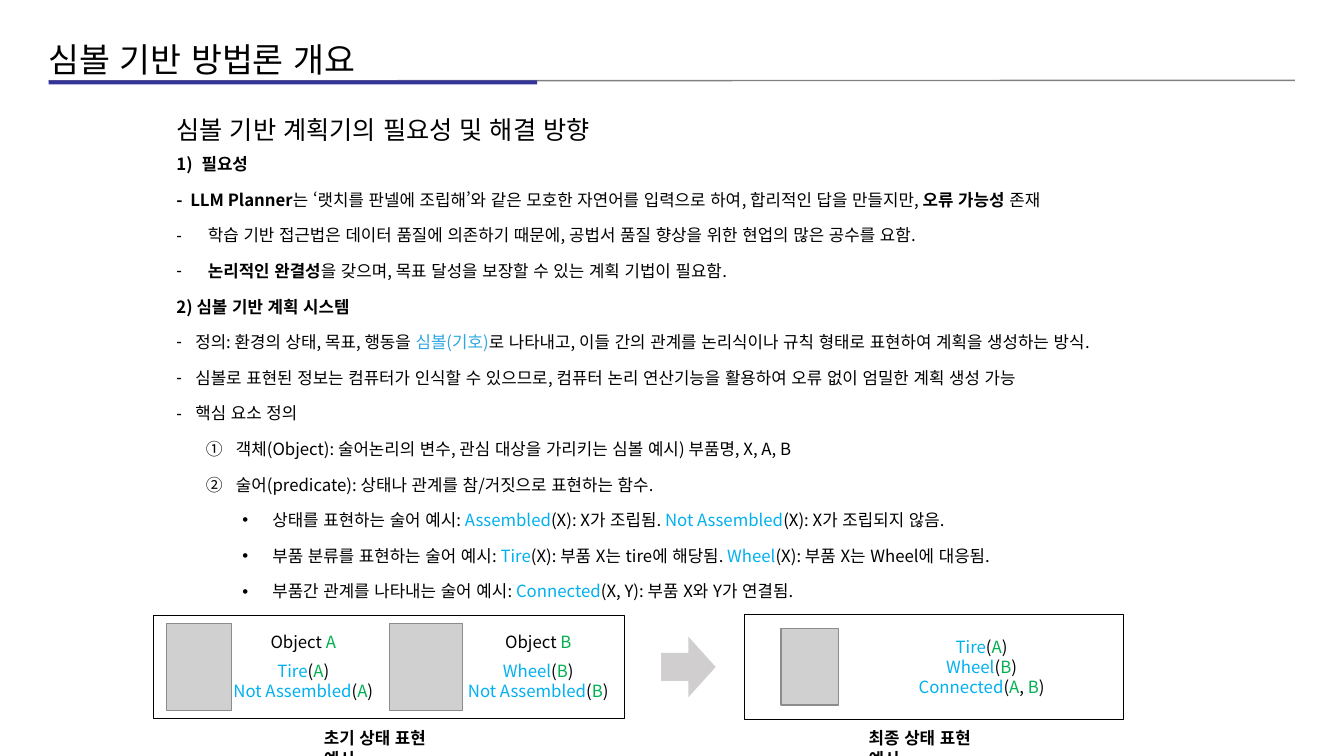
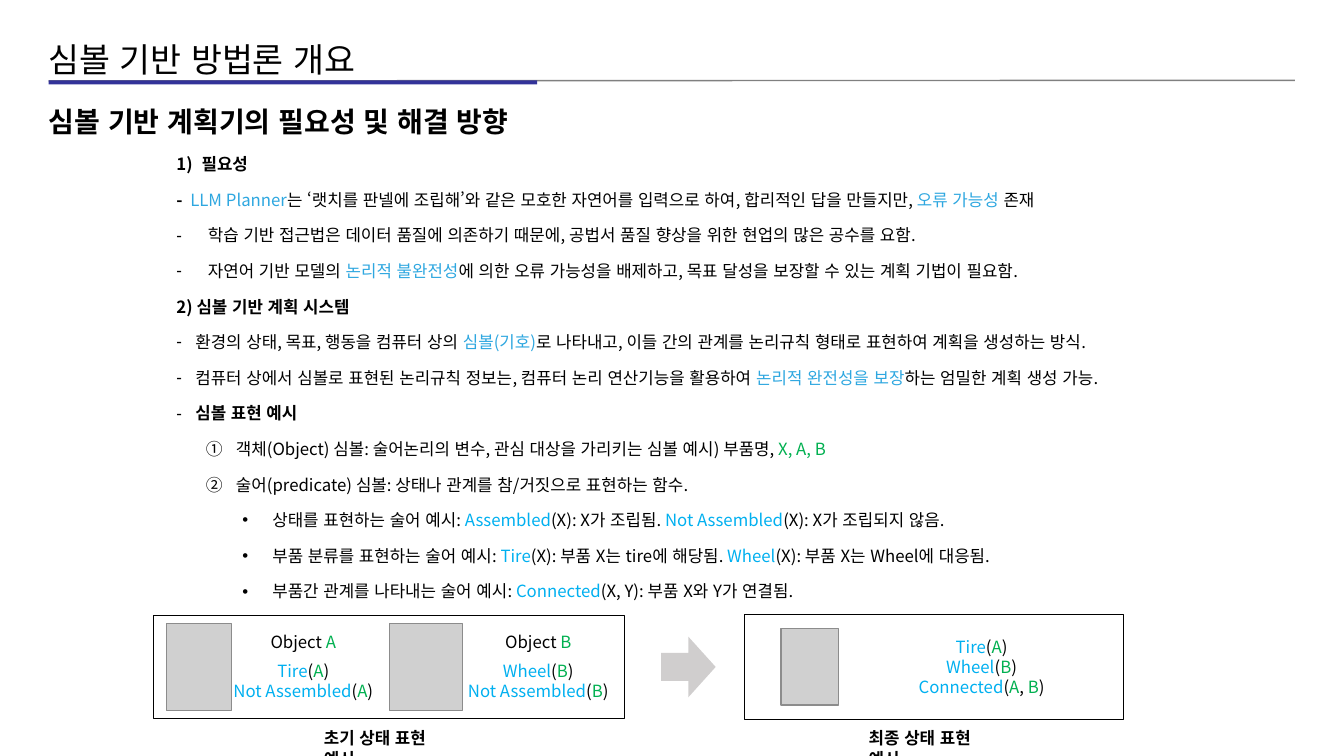
Before and after one commit to kimz1121/test, a slide deck: slide 10 of 현대차 심볼릭 플레너 예시 설명 자료_15_아키텍쳐_자료(작성중).pptx (slide 13 before the commit). Drawn at 1344x756 pixels with LibreOffice and Linux fonts; fonts in the diff are those of the drawing; grey boxes stand for pictures. Boxes give left, top, right and bottom in pixels: in the first picture for what was removed or moved away, otherwise in the second. Text is boxed around its words. In the diff, an @@ line names an element or a change of style, - is before the commit and + after.

```diff
--- a/현대차 심볼릭 플레너 예시 설명 자료_15_아키텍쳐_자료(작성중).pptx
+++ b/현대차 심볼릭 플레너 예시 설명 자료_15_아키텍쳐_자료(작성중).pptx
@@ text "심볼 기반 계획기의 필요성 및 ...": place and size @@
-text "심볼 기반 계획기의 필요성 및 ..." at <box>176,118,589,141</box>
+text "심볼 기반 계획기의 필요성 및 ..." at <box>49,108,509,135</box>
@@ text "심볼 기반 계획기의 필요성 및 ..." at <box>49,108,509,135</box>: size 18 to 20 pt, bold on @@
@@ text at <box>190,191,1035,209</box>: text colour #000000 to #2EA7E0, bold off in "LLM Planner는 오류 가능성" @@
@@ text at <box>208,263,1018,280</box>: text changed @@
-– 논리적인 완결성을 갖으며, 목표 달성을 보장할 수 있는 계획 기법이 필요함.
+– 자연어 기반 모델의 논리적 불완전성에 의한 오류 가능성을 배제하고, 목표 달성을 보장할 수 있는 계획 기법이 필요함.
@@ text at <box>195,334,1098,495</box>: text changed @@
-– 정의: 환경의 상태, 목표, 행동을 심볼(기호)로 나타내고, 이들 간의 관계를 논리식이나 규칙 형태로 표현하여 계획을 생성하는 방식.
-– 심볼로 표현된 정보는 컴퓨터가 인식할 수 있으므로, 컴퓨터 논리 연산기능을 활용하여 오류 없이 엄밀한 계획 생성 가능
-– 핵심 요소 정의
-  1. 객체(Object): 술어논리의 변수, 관심 대상을 가리키는 심볼 예시) 부품명, X, A, B
-  2. 술어(predicate): 상태나 관계를 참/거짓으로 표현하는 함수.
+– 환경의 상태, 목표, 행동을 컴퓨터 상의 심볼(기호)로 나타내고, 이들 간의 관계를 논리규칙 형태로 표현하여 계획을 생성하는 방식.
+– 컴퓨터 상에서 심볼로 표현된 논리규칙 정보는, 컴퓨터 논리 연산기능을 활용하여 논리적 완전성을 보장하는 엄밀한 계획 생성 가능.
+– 심볼 표현 예시
+  1. 객체(Object) 심볼: 술어논리의 변수, 관심 대상을 가리키는 심볼 예시) 부품명, X, A, B
+  2. 술어(predicate) 심볼: 상태나 관계를 참/거짓으로 표현하는 함수.
```
Also in this commit, not shown: 1 other slide changed, 3 slides removed.
